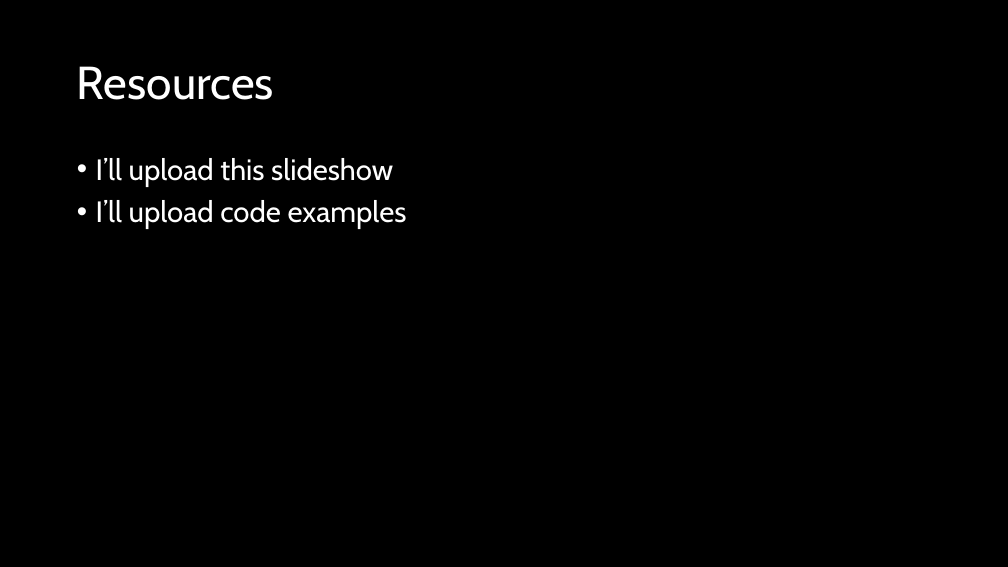
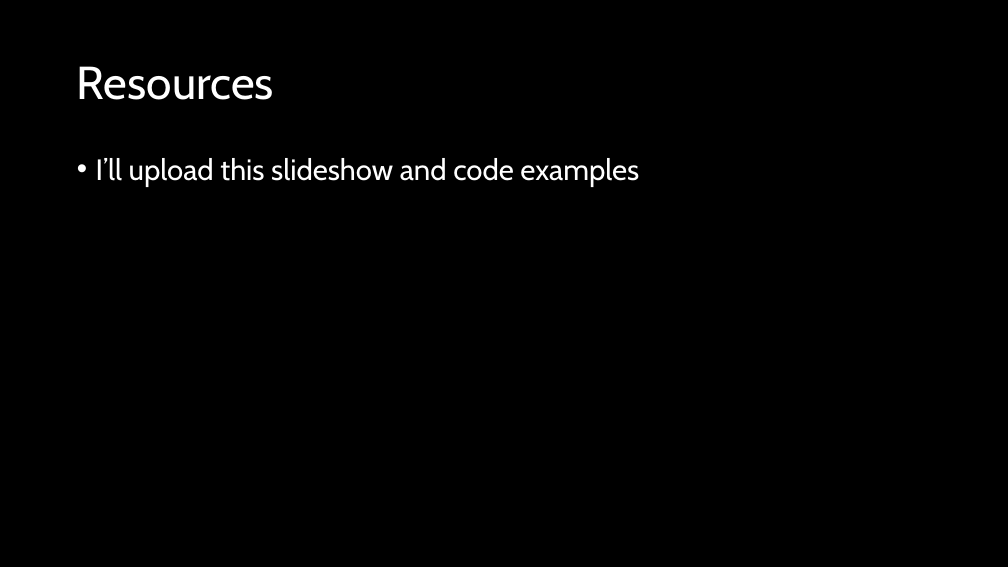
Before and after one commit to d-guh/computer-courses, a slide deck: slide 18 of intro-to-python/02/lesson-02.pptx (slide 19 before the commit). Drawn at 1008x567 pixels with LibreOffice and Linux fonts; fonts in the diff are those of the drawing; background and template pictures are left out. Boxes give left, top, right and bottom in pixels: in the first picture for what was removed or moved away, otherwise in the second. Text is boxed around its words. In the diff, an @@ line names an element or a change of style, - is before the commit and + after.

Commit message:
feat(intro-py/02): add code example and update slides

```diff
--- a/intro-to-python/02/lesson-02.pptx
+++ b/intro-to-python/02/lesson-02.pptx
@@ text at box(96, 158, 639, 187): text changed @@
-• I’ll upload this slideshow
-• I’ll upload code examples
+• I’ll upload this slideshow and code examples
```
Also in this commit, not shown: 5 other slides changed, 1 slide added, 2 slides removed, 1 other file.
